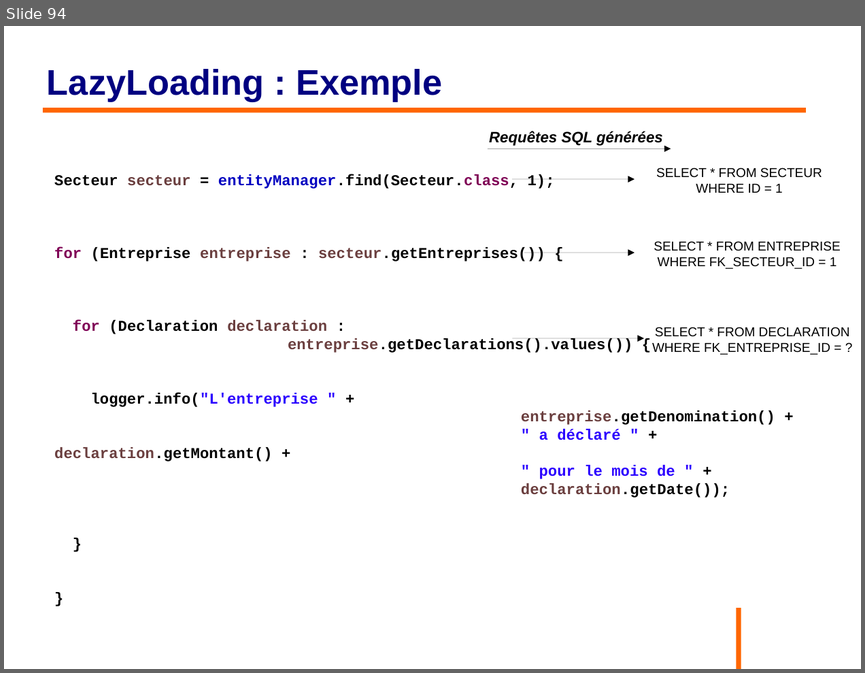
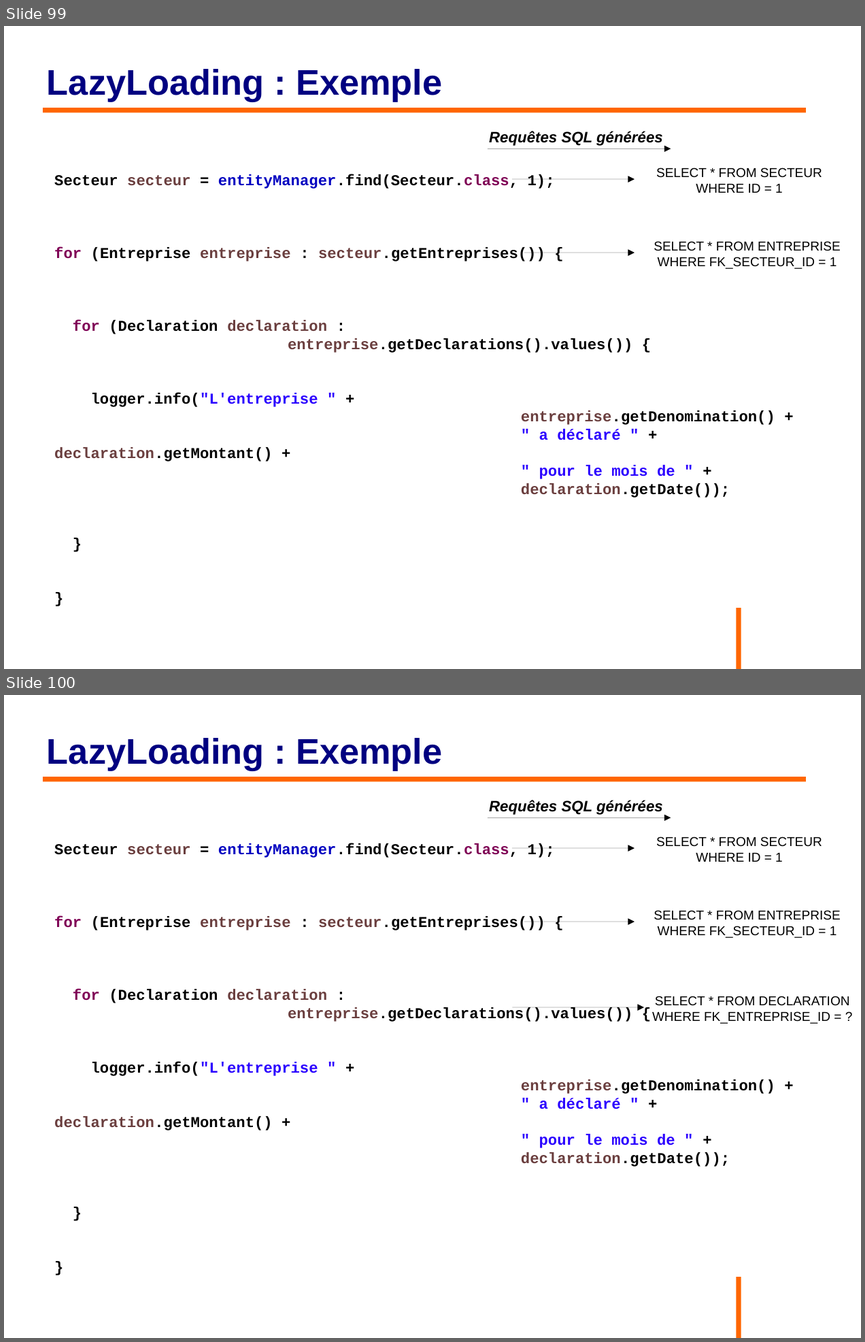
Before and after one commit to philphils/formation-hibernate-basique, a slide deck: Documentation/diapo_formation_hibernate.odp. Shown one above the other, each under a label of ours: slide 94 before the commit, slides 99 and 100 after it. The pictures are 865x673 and 865x1342 pixels, drawn with LibreOffice and Linux fonts; fonts in the diff are those of the drawing; background and template pictures are left out. Boxes give left, top, right and bottom in pixels: in the first picture for what was removed or moved away, otherwise in the second. Text is boxed around its words. In the diff, an @@ line names an element or a change of style, - is before the commit and + after.

```diff
--- a/Documentation/diapo_formation_hibernate.odp
+++ b/Documentation/diapo_formation_hibernate.odp
@@ slide 99 added at [4,26,861,669], background #FFFFFF; not listed: 1 template element that a slide beside it also shows @@
@@ title added at [47,69,442,101], 33 pt, text #000080, bold @@
+LazyLoading : Exemple
@@ line added from (43, 110) to (806, 110), #FF6600 4.54 pt @@
@@ text added at [489,131,663,146], 14 pt, text #000000, bold, italic @@
+Requêtes SQL générées
@@ arrow added from (487, 149) to (671, 149), #000000 0 pt @@
@@ text added at [656,167,822,193], 12 pt, text #000000 @@
+SELECT * FROM SECTEUR
+WHERE ID = 1
@@ text added at [54,174,775,497], 14 pt, text #000000, bold @@
+Secteur secteur = entityManager.find(Secteur.class, 1);
+for (Entreprise entreprise : secteur.getEntreprises()) {
+for (Declaration declaration :
+entreprise.getDeclarations().values()) {
+logger.info("L'entreprise " +
+entreprise.getDenomination() +
+" a déclaré " + declaration.getMontant() +
+" pour le mois de " +
+declaration.getDate());
+}
+}
@@ arrow added from (513, 179) to (634, 179), #000000 0 pt @@
@@ text added at [653,241,840,269], 12 pt, text #000000 @@
+SELECT * FROM ENTREPRISE
+WHERE FK_SECTEUR_ID = 1
@@ arrow added from (524, 252) to (634, 252), #000000 0 pt @@
@@ what was slide 94 is now slide 100 @@
```
Also in this commit, not shown: 7 slides changed, 5 other slides added.
